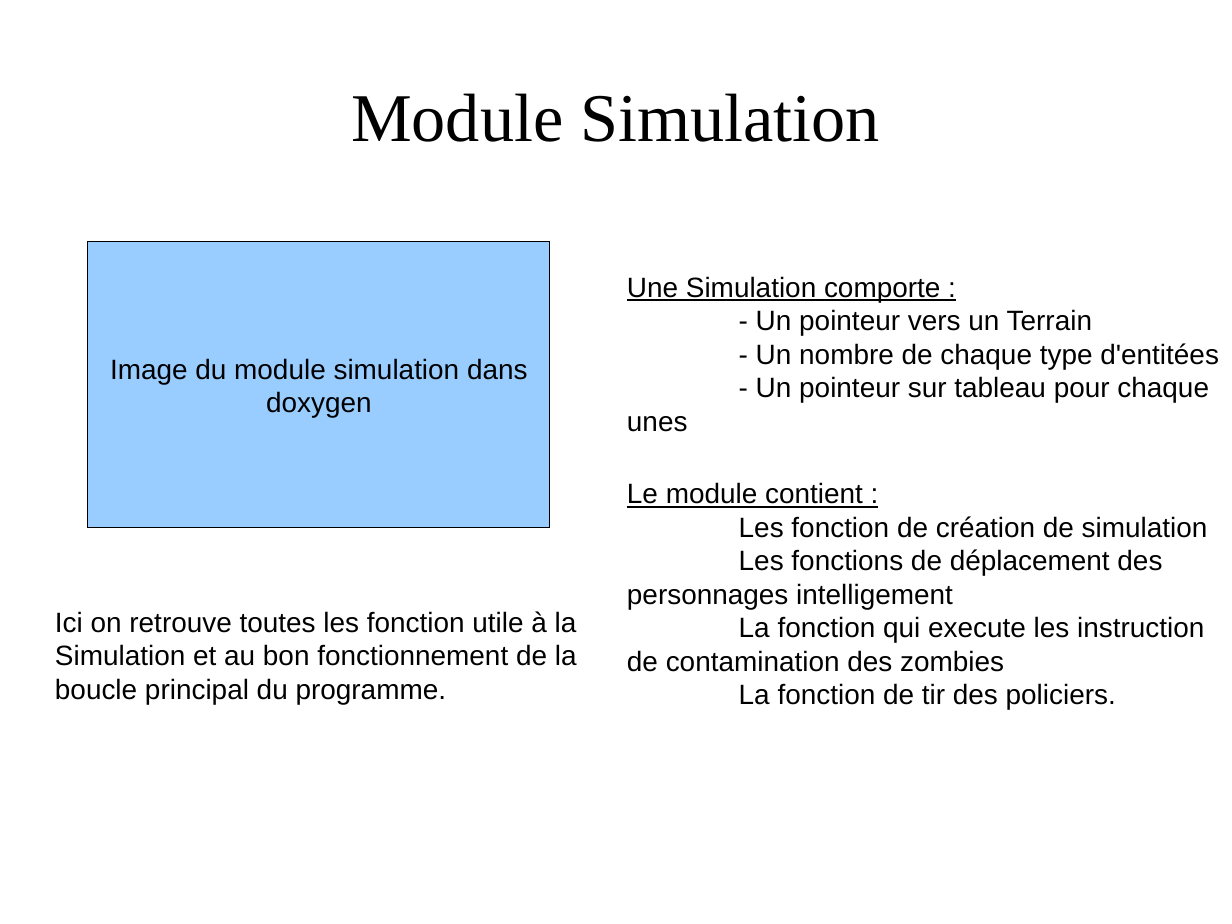
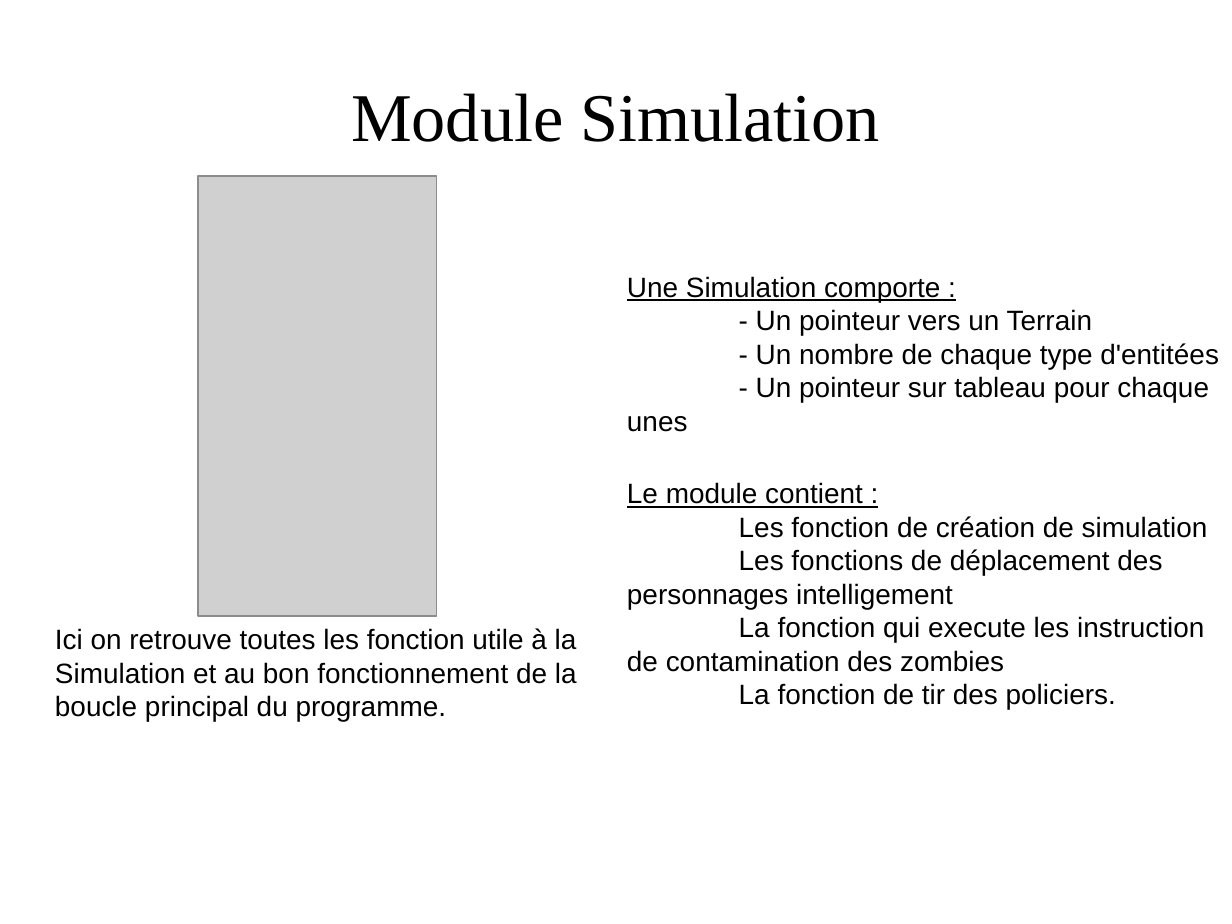
Before and after one commit to HijackHornet/Simulation-Zombies-Vs-Humains, a slide deck: slide 4 of doc/Présentation Projet LIF7.odp. Drawn at 1232x924 pixels with LibreOffice and Linux fonts; fonts in the diff are those of the drawing; grey boxes stand for pictures; background and template pictures are left out. Boxes give left, top, right and bottom in pixels: in the first picture for what was removed or moved away, otherwise in the second. Text is boxed around its words. In the diff, an @@ line names an element or a change of style, - is before the commit and + after.

```diff
--- a/doc/Présentation Projet LIF7.odp
+++ b/doc/Présentation Projet LIF7.odp
@@ picture added at <box>198,176,437,616</box> @@
@@ rectangle removed at <box>88,243,550,529</box> @@
-Image du module simulation dans
-doxygen
@@ text "Ici on retrouve toutes les ...": place and size @@
-text "Ici on retrouve toutes les ..." at <box>55,611,577,704</box>
+text "Ici on retrouve toutes les ..." at <box>55,628,577,721</box>
```
Also in this commit, not shown: 3 other slides changed.
